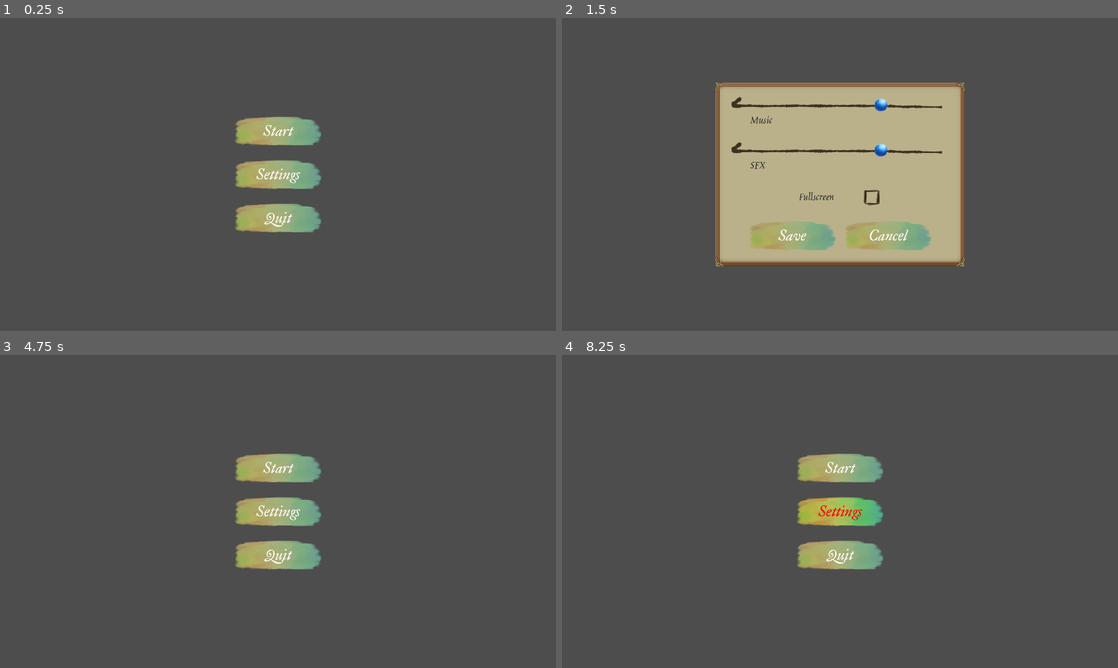
Above: before the commit, frames 1-4 (two rows, left to right).
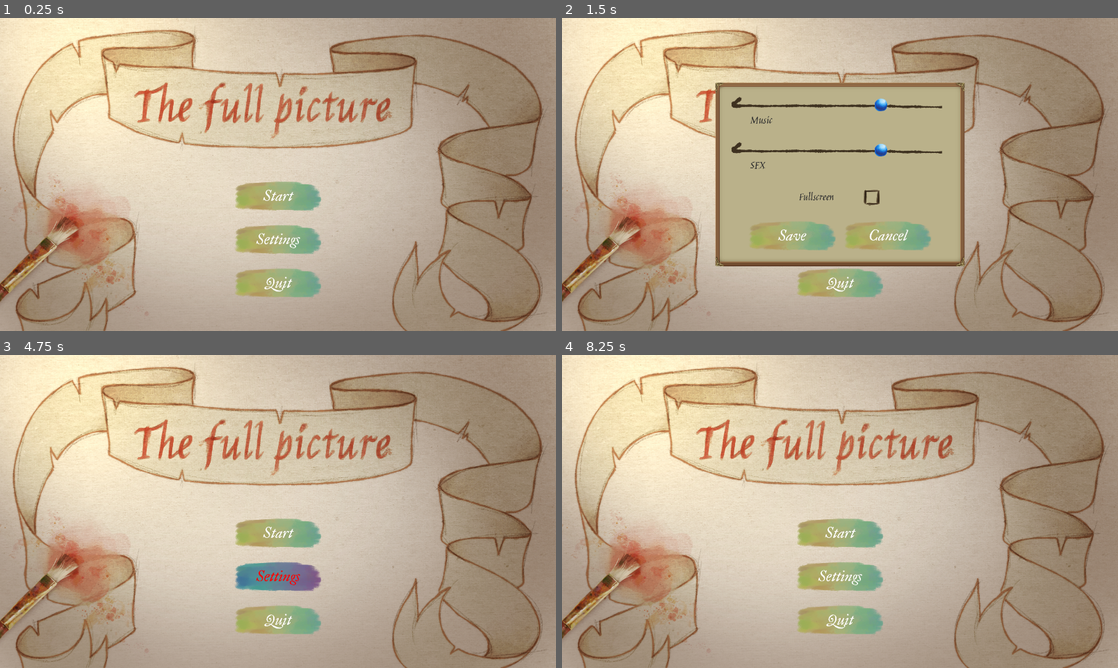
Above: after the commit, the same moments.

Repository: 100-Devs-1-Game/TheFullPicture
Game: Godot game, scene res://menus/main_menu.tscn
Two runs of this game, one before a commit and one after it. Both use one fixed random seed, a clock stepped at 60 frames per second and the inputs below.
Inputs (mouse positions are in pixels of both pictures, inside the frame that each line leads up to):
- Up to frame 1 (0.25 s): no input
- Up to frame 2 (1.5 s): click "Settings" at 0.5 s; click "Start" at 1.25 s
- Up to frame 3 (4.75 s): click "Start" at 2 s; click "Cancel" at 2.75 s; tap Enter at 3.5 s; move the mouse to (400, 495) at 3.52 s; press the mouse at (400, 495) at 3.53 s; hold Right (ui_right) 3.53-4.25 s; release the mouse at (400, 495) at 4.25 s; tap Space at 4.25 s; drag from (166, 527) to (250, 574) at 4.27 s
- Up to frame 4 (8.25 s): tap Enter at 5 s; move the mouse to (895, 442) at 5.02 s; press the mouse at (895, 442) at 5.03 s; hold Right (ui_right) 5.03-5.75 s; release the mouse at (895, 442) at 5.75 s; tap Space at 5.75 s; drag from (812, 574) to (673, 464) at 5.77 s; move the mouse to (1006, 558) at 6.52 s; press the mouse at (1006, 558) at 6.53 s; hold Left (ui_left) 6.53-7.25 s; release the mouse at (1006, 558) at 7.25 s; drag from (673, 464) to (756, 433) at 7.27 s; move the mouse to (867, 511) at 8.02 s; press the mouse at (867, 511) at 8.03 s; hold Down (ui_down) from 8.03 s (still down)

The runs differ from the first frame. In frame 1, 99% of the frame differs, in the area x 0-100%, y 0-100%; in frame 2, 74%; in frame 3, 100%; in frame 4, 100%.

Commit message:
Add main menu background

Diff:
--- a/src/menus/main_menu.tscn
+++ b/src/menus/main_menu.tscn
@@ -1,7 +1,8 @@
-[gd_scene load_steps=8 format=3 uid="uid://dctujakcy61p2"]
+[gd_scene load_steps=9 format=3 uid="uid://dctujakcy61p2"]
 
 [ext_resource type="PackedScene" uid="uid://bdm23kuuc3m74" path="res://ui/components/menu_button.tscn" id="1_8gy84"]
 [ext_resource type="Script" uid="uid://bvdfmvl4aql2i" path="res://menus/main_menu.gd" id="1_ij7vn"]
+[ext_resource type="Texture2D" uid="uid://bgv5cbttm1rko" path="res://assets/art/main_menu/Start.jpg" id="2_oblsv"]
 [ext_resource type="FontFile" uid="uid://jimsitoijr6" path="res://assets_external/fonts/IM_Fell_Great_Primer/IMFellGreatPrimer-Italic.ttf" id="3_rqbgu"]
 [ext_resource type="PackedScene" uid="uid://bgvhmukqvy84h" path="res://menus/settings_popup.tscn" id="3_yjgyn"]
 
@@ -29,36 +30,38 @@
 grow_vertical = 2
 script = ExtResource("1_ij7vn")
 
-[node name="CenterContainer" type="CenterContainer" parent="."]
-layout_mode = 1
-anchors_preset = 15
-anchor_right = 1.0
-anchor_bottom = 1.0
-grow_horizontal = 2
-grow_vertical = 2
+[node name="TextureRect" type="TextureRect" parent="."]
+layout_mode = 0
+offset_right = 1920.0
+offset_bottom = 1080.0
+texture = ExtResource("2_oblsv")
 
-[node name="VBoxContainer" type="VBoxContainer" parent="CenterContainer"]
-layout_mode = 2
+[node name="VBoxContainer" type="VBoxContainer" parent="."]
+layout_mode = 0
+offset_left = 810.0
+offset_top = 564.0
+offset_right = 1110.0
+offset_bottom = 964.0
 theme_override_constants/separation = 50
 
-[node name="StartButton" parent="CenterContainer/VBoxContainer" instance=ExtResource("1_8gy84")]
+[node name="StartButton" parent="VBoxContainer" instance=ExtResource("1_8gy84")]
 layout_mode = 2
 
-[node name="Label" parent="CenterContainer/VBoxContainer/StartButton" index="0"]
+[node name="Label" parent="VBoxContainer/StartButton" index="0"]
 text = "Start"
 label_settings = SubResource("LabelSettings_oblsv")
 
-[node name="SettingsButton" parent="CenterContainer/VBoxContainer" instance=ExtResource("1_8gy84")]
+[node name="SettingsButton" parent="VBoxContainer" instance=ExtResource("1_8gy84")]
 layout_mode = 2
 
-[node name="Label" parent="CenterContainer/VBoxContainer/SettingsButton" index="0"]
+[node name="Label" parent="VBoxContainer/SettingsButton" index="0"]
 text = "Settings"
 label_settings = SubResource("LabelSettings_a63lr")
 
-[node name="QuitButton" parent="CenterContainer/VBoxContainer" instance=ExtResource("1_8gy84")]
+[node name="QuitButton" parent="VBoxContainer" instance=ExtResource("1_8gy84")]
 layout_mode = 2
 
-[node name="Label" parent="CenterContainer/VBoxContainer/QuitButton" index="0"]
+[node name="Label" parent="VBoxContainer/QuitButton" index="0"]
 text = "Quit"
 label_settings = SubResource("LabelSettings_pwbes")
 
@@ -66,10 +69,10 @@
 visible = false
 layout_mode = 1
 
-[connection signal="pressed" from="CenterContainer/VBoxContainer/StartButton" to="." method="_on_start_button_pressed"]
-[connection signal="pressed" from="CenterContainer/VBoxContainer/SettingsButton" to="." method="_on_settings_button_pressed"]
-[connection signal="pressed" from="CenterContainer/VBoxContainer/QuitButton" to="." method="_on_quit_button_pressed"]
+[connection signal="pressed" from="VBoxContainer/StartButton" to="." method="_on_start_button_pressed"]
+[connection signal="pressed" from="VBoxContainer/SettingsButton" to="." method="_on_settings_button_pressed"]
+[connection signal="pressed" from="VBoxContainer/QuitButton" to="." method="_on_quit_button_pressed"]
 
-[editable path="CenterContainer/VBoxContainer/StartButton"]
-[editable path="CenterContainer/VBoxContainer/SettingsButton"]
-[editable path="CenterContainer/VBoxContainer/QuitButton"]
+[editable path="VBoxContainer/StartButton"]
+[editable path="VBoxContainer/SettingsButton"]
+[editable path="VBoxContainer/QuitButton"]
